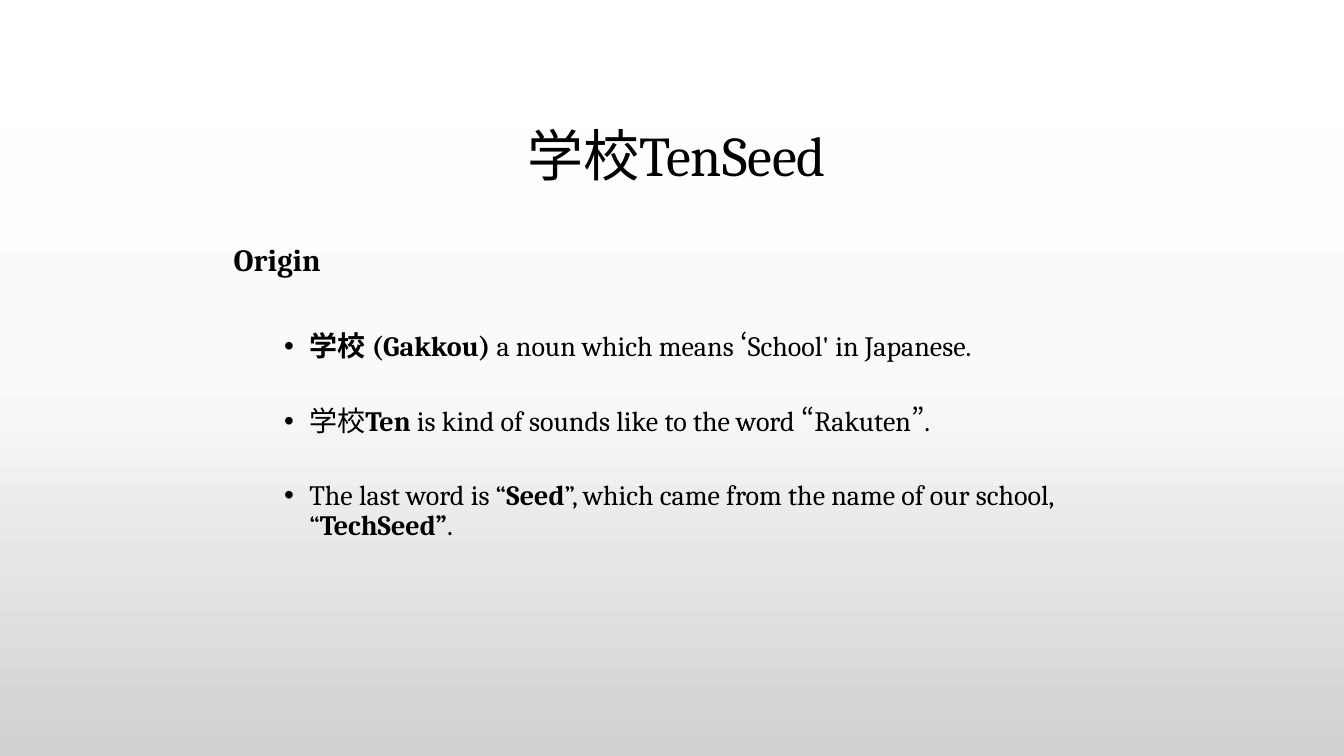
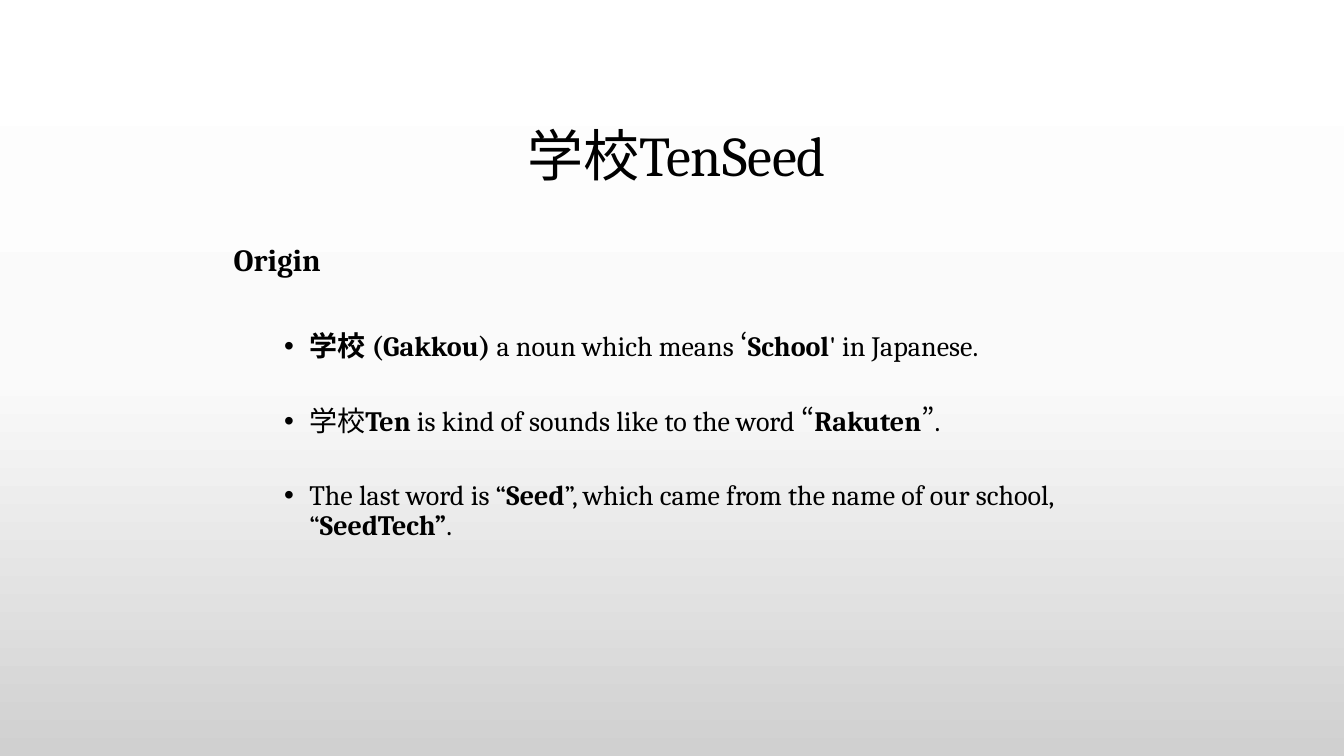
Before and after one commit to madalpaca25/GakuTenSeed, a slide deck: slide 2 of 学校TenSeed.pptx. Drawn at 1344x756 pixels with LibreOffice and Linux fonts; fonts in the diff are those of the drawing; background and template pictures are left out. Boxes give left, top, right and bottom in pixels: in the first picture for what was removed or moved away, otherwise in the second. Text is boxed around its words. In the diff, an @@ line names an element or a change of style, - is before the commit and + after.

```diff
--- a/学校TenSeed.pptx
+++ b/学校TenSeed.pptx
@@ text at [309,332,979,434]: bold on in "‘School'", "“Rakuten”." @@
@@ text at [309,485,1055,536]: text changed @@
-  • The last word is “Seed”, which came from the name of our school, “TechSeed”.
+  • The last word is “Seed”, which came from the name of our school, “SeedTech”.
```
Also in this commit, not shown: 6 other slides changed.
